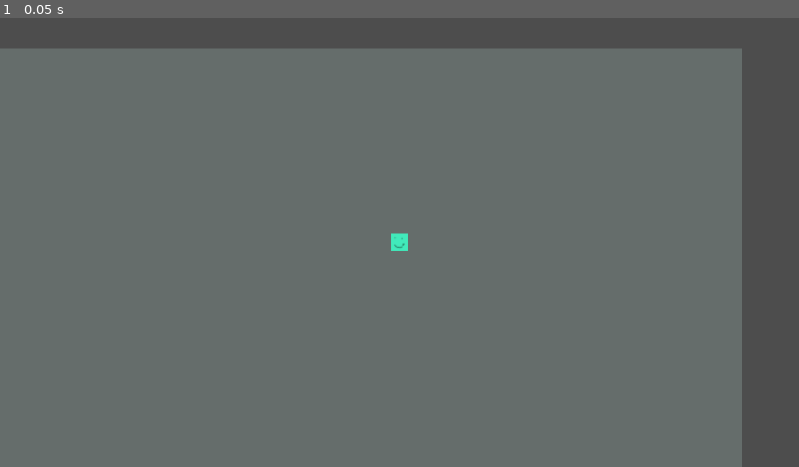
Above: before the commit, frame 1.
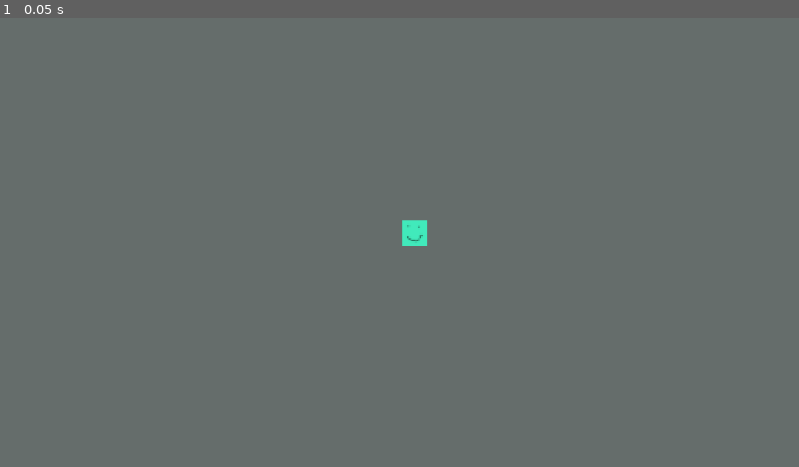
Above: after the commit, the same moment.

Repository: MaxAtoms/fading-life
Game: Godot game, scene res://world/map.tscn
Same seed, same stepped clock (60 frames per second), same inputs: the game is played once before the commit and once after it.
Inputs:
- Up to frame 1 (0.05 s): no input

The runs differ from the first frame. In frame 1, 14% of the frame differs, in the area x 0-100%, y 0-100%.

Commit message:
feat: changing texture

Diff:
--- /dev/null
+++ b/gameElements/life_orb.tscn
@@ -0,0 +1,16 @@
+[gd_scene load_steps=3 format=3 uid="uid://n6ve6fmnboc1"]
+
+[ext_resource type="Texture2D" uid="uid://dfqlndqcfokmi" path="res://gameElements/sun.png" id="1_ek21n"]
+
+[sub_resource type="CircleShape2D" id="CircleShape2D_7b4h2"]
+radius = 9.0
+
+[node name="LifeOrb" type="Area2D"]
+
+[node name="LifeOrbSprite" type="Sprite2D" parent="."]
+texture_filter = 1
+texture = ExtResource("1_ek21n")
+
+[node name="LifeOrbCollision" type="CollisionShape2D" parent="."]
+visible = false
+shape = SubResource("CircleShape2D_7b4h2")
--- /dev/null
+++ b/gameElements/life_root.tscn
@@ -0,0 +1,14 @@
+[gd_scene load_steps=3 format=3 uid="uid://dgrydy8x35h8o"]
+
+[ext_resource type="Texture2D" uid="uid://dfqlndqcfokmi" path="res://gameElements/sun.png" id="1_ek21n"]
+
+[sub_resource type="CircleShape2D" id="CircleShape2D_7b4h2"]
+radius = 9.0
+
+[node name="LifeOrb" type="Area2D"]
+
+[node name="LifeOrbSprite" type="Sprite2D" parent="."]
+texture = ExtResource("1_ek21n")
+
+[node name="LifeOrbCollision" type="CollisionShape2D" parent="."]
+shape = SubResource("CircleShape2D_7b4h2")
--- /dev/null
+++ b/gameElements/life_zone.tscn
@@ -0,0 +1,18 @@
+[gd_scene load_steps=3 format=3 uid="uid://byjoa77qhi3c2"]
+
+[ext_resource type="Texture2D" uid="uid://dsq1gc40a1bgs" path="res://gameElements/life_zone.png" id="1_onbc5"]
+
+[sub_resource type="CircleShape2D" id="CircleShape2D_mcvpk"]
+radius = 18.0278
+
+[node name="LifeZone" type="Area2D"]
+
+[node name="LifeZoneSprite" type="Sprite2D" parent="."]
+texture_filter = 1
+scale = Vector2(2, 2)
+texture = ExtResource("1_onbc5")
+
+[node name="LifeZoneCollision" type="CollisionShape2D" parent="."]
+visible = false
+texture_filter = 1
+shape = SubResource("CircleShape2D_mcvpk")
--- a/player/Player.tscn
+++ b/player/Player.tscn
@@ -43,10 +43,15 @@
 script = SubResource("GDScript_kpjcp")
 
 [node name="PlayerSprite" type="Sprite2D" parent="."]
+texture_filter = 1
 scale = Vector2(1.5, 1.5625)
 texture = ExtResource("1_xhfnw")
 
 [node name="PlayerCollisionShape" type="CollisionShape2D" parent="."]
+visible = false
 shape = SubResource("RectangleShape2D_kne1u")
 
 [node name="Camera2D" type="Camera2D" parent="."]
+visible = false
+position = Vector2(-15, 9)
+zoom = Vector2(1.5, 1.5)
--- a/project.godot
+++ b/project.godot
@@ -55,4 +55,5 @@
 
 [rendering]
 
+textures/canvas_textures/default_texture_filter=0
 renderer/rendering_method="gl_compatibility"
Binary file added: gameElements/life_zone.png
Not shown, added: gameElements/life_zone.png.import
Binary file added: gameElements/sun.png
Not shown, added: gameElements/sun.png.import
